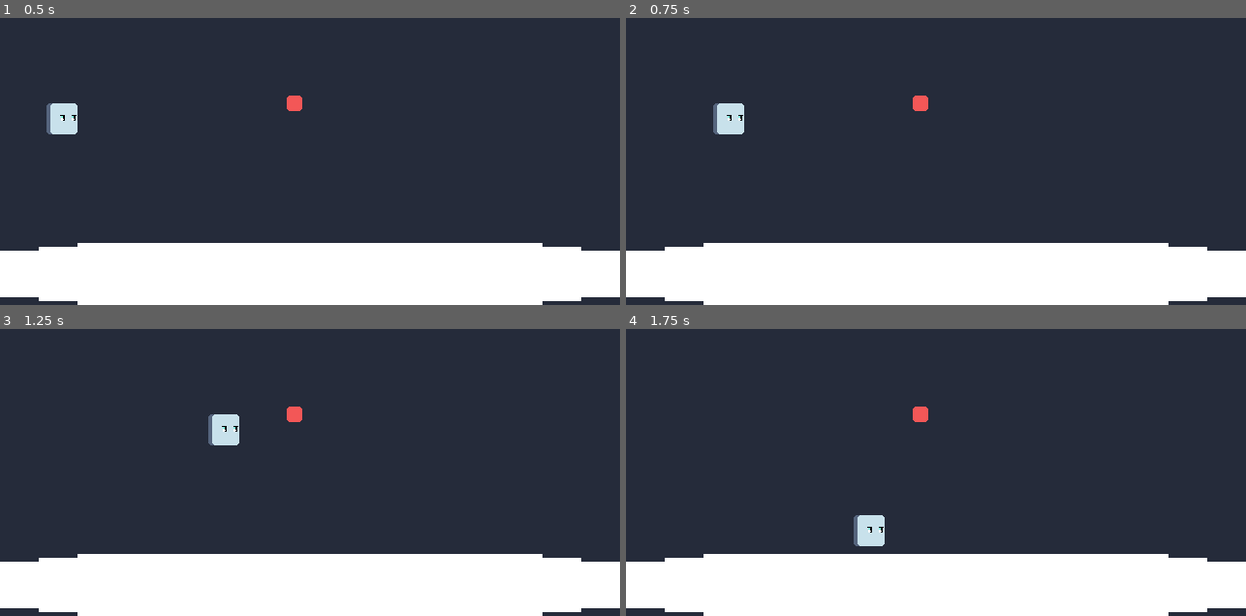
Above: before the commit, frames 1-4 (two rows, left to right).
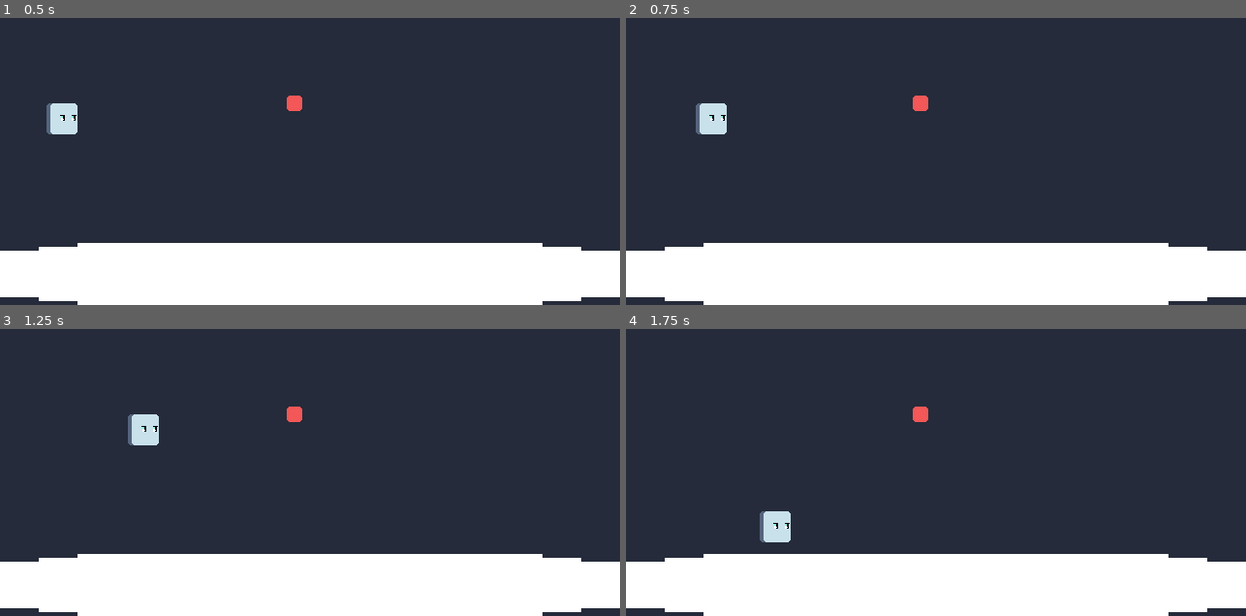
Above: after the commit, the same moments.

Repository: NexusrexDev/Geoshootria
Game: Godot game, scene res://Scenes/Rooms/enemytesting.tscn
Two runs of this game, one before a commit and one after it. Both use one fixed random seed, a clock stepped at 60 frames per second and the inputs below. This scene is started directly instead of the project's main scene.
Inputs:
- Up to frame 1 (0.5 s): no input
- Up to frame 2 (0.75 s): tap Enter (ui_select) at 0.5 s; hold Right (ui_right) from 0.53 s (still down); hold Shift (gp_focus) from 0.53 s (still down)
- Up to frame 3 (1.25 s): keep holding Right (ui_right); keep holding Shift (gp_focus); tap Enter (ui_select) at 0.77 s
- Up to frame 4 (1.75 s): release Right (ui_right) at 1.28 s; release Shift (gp_focus) at 1.28 s; hold Down (ui_down) from 1.28 s (still down); tap Shift (gp_focus) at 1.35 s; tap Enter (ui_select) at 1.52 s

Frame 1 is identical in both runs. In frame 2, 0.7% of the frame differs, in the area x 11-20%, y 29-41%; in frame 3, 1.1%, in the area x 20-39%, y 29-41%; in frame 4, 1.1%.

Commit message:
refactor: Player speed change

Diff:
--- a/Scenes/Rooms/Level.tscn
+++ b/Scenes/Rooms/Level.tscn
@@ -1,11 +1,10 @@
-[gd_scene load_steps=15 format=2]
+[gd_scene load_steps=14 format=2]
 
 [ext_resource path="res://Scenes/Objects/Player.tscn" type="PackedScene" id=1]
 [ext_resource path="res://Scenes/Objects/Visuals/GameBackground.tscn" type="PackedScene" id=2]
+[ext_resource path="res://Assets/Resources/Prototype/pattern_test.tres" type="Resource" id=3]
 [ext_resource path="res://Scenes/Objects/Spawner.tscn" type="PackedScene" id=7]
 [ext_resource path="res://Scenes/Objects/Interfaces/Gameplay/HUD.tscn" type="PackedScene" id=8]
-[ext_resource path="res://Assets/Resources/Prototype/easyPattern_1.tres" type="Resource" id=11]
-[ext_resource path="res://Assets/Resources/Prototype/easyPattern_2.tres" type="Resource" id=12]
 [ext_resource path="res://Scripts/Prototyping/showLane.gd" type="Script" id=14]
 [ext_resource path="res://Scripts/audioReferences.gd" type="Script" id=15]
 [ext_resource path="res://Assets/Animations/GameOver.tres" type="Animation" id=20]
@@ -19,7 +18,7 @@
 tracks/0/interp = 1
 tracks/0/loop_wrap = true
 tracks/0/imported = false
-tracks/0/enabled = true
+tracks/0/enabled = false
 tracks/0/keys = {
 "times": PoolRealArray( 0, 0.5, 1 ),
 "transitions": PoolRealArray( 0.5, -2, 1 ),
@@ -31,7 +30,7 @@
 tracks/1/interp = 1
 tracks/1/loop_wrap = true
 tracks/1/imported = false
-tracks/1/enabled = true
+tracks/1/enabled = false
 tracks/1/keys = {
 "times": PoolRealArray( 1.05 ),
 "transitions": PoolRealArray( 1 ),
@@ -70,13 +69,13 @@
 }
 
 [sub_resource type="RectangleShape2D" id=1]
-extents = Vector2( 320, 32 )
+extents = Vector2( 160, 16 )
 
 [sub_resource type="RectangleShape2D" id=2]
 extents = Vector2( 16, 180 )
 
 [sub_resource type="RectangleShape2D" id=3]
-extents = Vector2( 352, 16 )
+extents = Vector2( 160, 16 )
 
 [sub_resource type="RectangleShape2D" id=4]
 extents = Vector2( 16, 196 )
@@ -91,31 +90,32 @@
 script = ExtResource( 15 )
 
 [node name="Player" parent="." instance=ExtResource( 1 )]
-position = Vector2( -64, 148 )
+position = Vector2( 32, 90 )
+canControl = true
 
 [node name="CollisionLimits" type="StaticBody2D" parent="."]
 
 [node name="CollisionShape2D" type="CollisionShape2D" parent="CollisionLimits"]
-position = Vector2( 320, 328 )
+position = Vector2( 160, 196 )
 shape = SubResource( 1 )
 
 [node name="CollisionShape2D2" type="CollisionShape2D" parent="CollisionLimits"]
-position = Vector2( -16, 180 )
+position = Vector2( -16, 96 )
 shape = SubResource( 2 )
 
 [node name="CollisionShape2D3" type="CollisionShape2D" parent="CollisionLimits"]
-position = Vector2( 656, 180 )
+position = Vector2( 336, 90 )
 shape = SubResource( 2 )
 
 [node name="CollisionShape2D4" type="CollisionShape2D" parent="CollisionLimits"]
-position = Vector2( 320, -16 )
+position = Vector2( 160, 16 )
 shape = SubResource( 3 )
 
 [node name="EnemyLimit" type="Area2D" parent="." groups=["enemyLimit"]]
 
 [node name="CollisionShape2D" type="CollisionShape2D" parent="EnemyLimit"]
 modulate = Color( 0.121569, 0.384314, 0.454902, 1 )
-position = Vector2( -48, 164 )
+position = Vector2( -48, 112 )
 shape = SubResource( 4 )
 
 [node name="ProjLimit" type="Area2D" parent="." groups=["projLimit"]]
@@ -123,7 +123,7 @@
 
 [node name="CollisionShape2D" type="CollisionShape2D" parent="ProjLimit"]
 modulate = Color( 0.121569, 0.384314, 0.454902, 1 )
-position = Vector2( -48, 164 )
+position = Vector2( -336, 104 )
 shape = SubResource( 4 )
 
 [node name="HUD" parent="." instance=ExtResource( 8 )]
@@ -134,7 +134,12 @@
 [node name="GameBackground" parent="." instance=ExtResource( 2 )]
 
 [node name="Spawner" parent="." instance=ExtResource( 7 )]
-easyPatterns = [ ExtResource( 11 ), ExtResource( 12 ) ]
+easyPatterns = [ ExtResource( 3 ) ]
+
+[node name="Camera2D" type="Camera2D" parent="."]
+anchor_mode = 0
+current = true
+zoom = Vector2( 0.5, 0.5 )
 
 [connection signal="death" from="Player" to="HUD" method="gameOver"]
 [connection signal="healthChange" from="Player" to="HUD" method="healthUpdate"]
--- a/Scripts/Player.gd
+++ b/Scripts/Player.gd
@@ -1,9 +1,11 @@
 # Player.gd
 extends KinematicBody2D
 
-# Variables
+# Variable
 var health : int = 3
-export var speed = 250
+export var speed : int = 240
+export var focusSpeed : int = 120
+var isFocus : bool = false
 var motion : Vector2 = Vector2.ZERO
 export var canControl : bool = false
 var lerpValue : float = 20
@@ -29,16 +31,18 @@
 		elif Input.is_action_just_released("gp_shoot"):
 			shootTimer.stop()
 
-func _physics_process(delta):
+func _physics_process(_delta):
 	# Movement
 	if canControl:
-		var x_input = Input.get_action_strength("ui_right") - Input.get_action_strength("ui_left")
-		var y_input = Input.get_action_strength("ui_down") - Input.get_action_strength("ui_up")
-		var input = Vector2(x_input, y_input).normalized()
+		var x_input : float = Input.get_action_strength("ui_right") - Input.get_action_strength("ui_left")
+		var y_input : float = Input.get_action_strength("ui_down") - Input.get_action_strength("ui_up")
+		var input : Vector2 = Vector2(x_input, y_input).normalized()
+		isFocus = Input.get_action_strength("gp_focus")
 
-		motion = motion.linear_interpolate(input, delta * lerpValue)
+		motion = input
 
-	move_and_slide(motion * speed)
+	var focusValue = (int(isFocus) * focusSpeed)
+	move_and_slide(motion * (speed - focusValue))
 
 func shooting():
 	if shootTimer.is_stopped():
